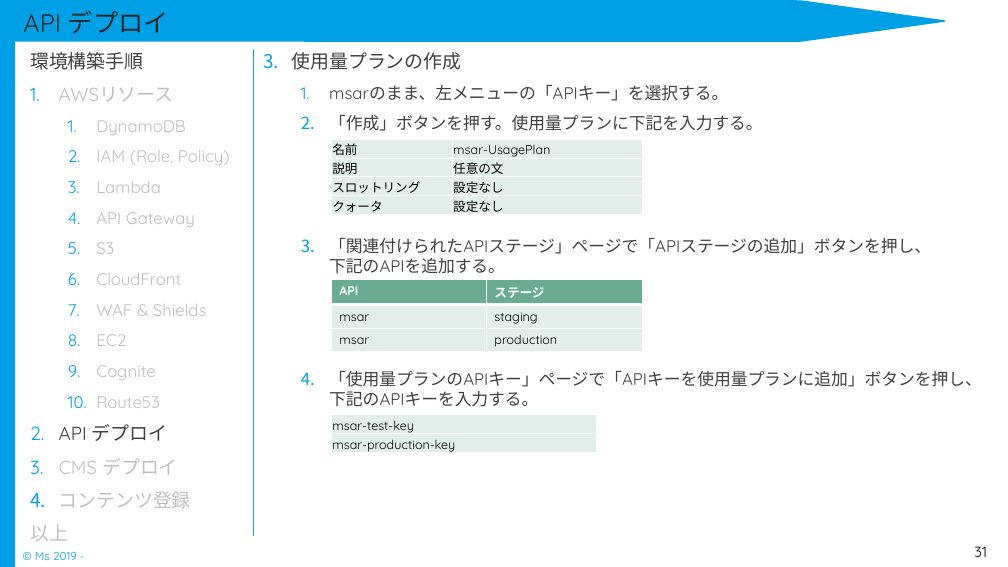
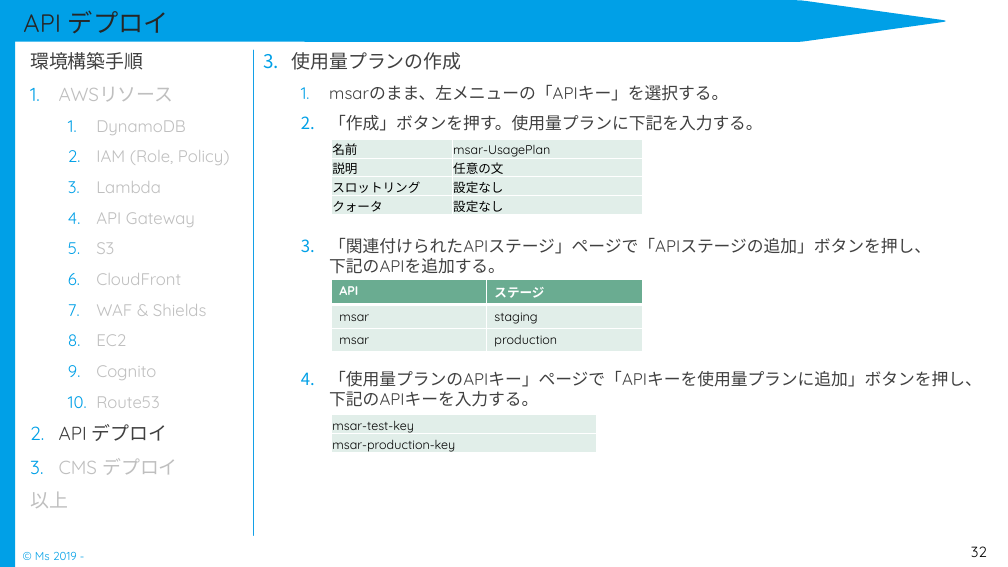
Before and after one commit to Rie-Ishimura/https-github.com-uetomae-msar_Documents_1, a slide deck: slide 32 of 04.環境構築/インフラ/msar_環境構築手順書.pptx (slide 31 before the commit). Drawn at 1008x567 pixels with LibreOffice and Linux fonts; fonts in the diff are those of the drawing. Boxes give left, top, right and bottom in pixels: in the first picture for what was removed or moved away, otherwise in the second. Text is boxed around its words. In the diff, an @@ line names an element or a change of style, - is before the commit and + after.

```diff
--- a/04.環境構築/インフラ/msar_環境構築手順書.pptx
+++ b/04.環境構築/インフラ/msar_環境構築手順書.pptx
@@ text at (96,365,156,380): text changed @@
-  9. Cognite
+  9. Cognito
@@ text at (59,491,191,508): paragraph removed @@
-4. コンテンツ登録
@@ page number at (971,546,987,557): text changed @@
-31
+32
```
Also in this commit, not shown: 24 other slides changed, 1 slide added, 1 other file.
